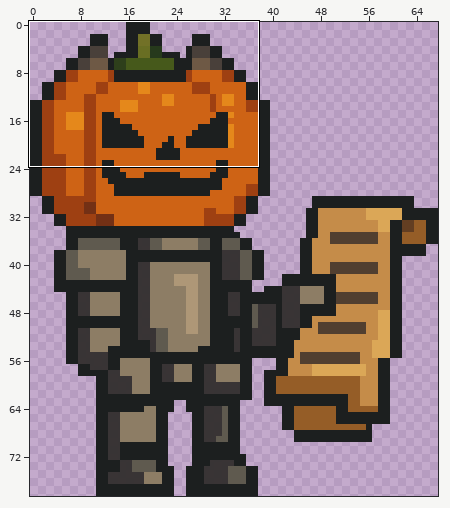
Pixel-art file: src/assets/Cat_with_scroll.aseprite. Above, an overview of the earlier version with the close-up marked.
Close-up. Earlier state:
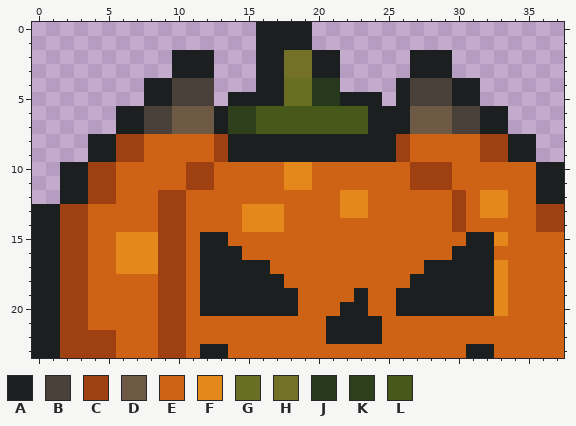
68x79 pixels, 1 frame. Colours within 5 levels of each other are drawn and written as one. Shown: x 0..37, y 0..23. The commit also changed other parts of the picture, which this record leaves out.
Palette (. is transparent): A #1c1f1f  B #49403a  C #9e4012  D #6e5945  E #ce6314fe  F #e5881b  G #686e22fd  H #727127  J #26391c  K #2e3f1b  L #46591b
Pixels before, first column x 0:
 0 ................AAAA..................
 1 ................AAAA..................
 2 ..........AAA...AAHHAA.....AAA........
 3 ..........AAA...AAHHAA.....AAA........
 4 ........AABBB...AAGGJJ....ABBBAA......
 5 ........AABBB.AAAAGGJJAAA.ABBBAA......
 6 ......AABBDDDAKKLLLLLLLLAAADDDBBAA....
 7 ......AABBDDDAKKLLLLLLLLAAADDDBBAA....
 8 ....AACCEEEEECAAAAAAAAAAAACEEEEECCAA..
 9 ....AACCEEEEECAAAAAAAAAAAACEEEEECCAA..
10 ..AACCEEEEECCEEEEEFFEEEEEEECCCEEEEEEAA
11 ..AACCEEEEECCEEEEEFFEEEEEEECCCEEEEEEAA
12 ..AACCEEECCEEEEEEEEEEEFFEEEEEECEFFEEAA
13 AACCEEEEECCEEEEFFFEEEEFFEEEEEECEFFEECC
14 AACCEEEEECCEEEEFFFEEEEEEEEEEEECEEEEECC
15 AACCEEFFFCCEAAEEEEEEEEEEEEEEEEEAAFEEEE
16 AACCEEFFFCCEAAAEEEEEEEEEEEEEEEAAAEEEEE
17 AACCEEFFFCCEAAAAAEEEEEEEEEEEAAAAAFEEEE
18 AACCEEEEECCEAAAAAAEEEEEEEEEAAAAAAFEEEE
19 AACCEEEEECCEAAAAAAAEEEEAEEAAAAAAAFEEEE
20 AACCEEEEECCEAAAAAAAEEEAAEEAAAAAAAFEEEE
21 AACCEEEEECCEEEEEEEEEEAAAAEEEEEEEEEEEEE
22 AACCCCEEECCEEEEEEEEEEAAAAEEEEEEEEEEEEE
23 AACCCCEEECCEAAEEEEEEEEEEEEEEEEEAAEEEEE
After the commit:
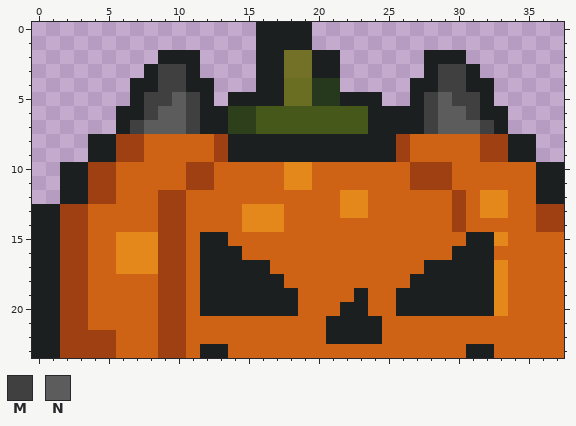
Colours new in this view: M #404041  N #5d5c5c
The exact change:
{"where": "layer \"Layer 1\""}
{"y":2,"x":9,"old":".","new":"A"}
{"y":2,"x":12,"old":"A","new":"."}
{"y":2,"x":27,"old":"A","new":"."}
{"y":2,"x":30,"old":".","new":"A"}
{"y":3,"x":8,"old":"..A","new":"AMM"}
{"y":3,"x":12,"old":"A","new":"."}
{"y":3,"x":27,"old":"A","new":"."}
{"y":3,"x":29,"old":"A..","new":"MMA"}
{"y":4,"x":7,"old":".","new":"A"}
{"y":4,"x":9,"old":"ABBB","new":"MMAA"}
{"y":4,"x":26,"old":"ABBBA","new":".AAMM"}
{"y":4,"x":32,"old":".","new":"A"}
{"y":5,"x":7,"old":".AABBB","new":"AMMNMA"}
{"y":5,"x":26,"old":"ABBBAA.","new":".AMNMMA"}
{"y":6,"x":8,"old":"BBDDD","new":"MNNMA"}
{"y":6,"x":27,"old":"DDDBB","new":"AMNNM"}
{"y":7,"x":7,"old":"ABBDDD","new":"MNNNMA"}
{"y":7,"x":27,"old":"DDDBBA","new":"AMNNNM"}
{"label":"changed","picture_box":[130,50,214,134]}
{"label":"changed","picture_box":[396,50,494,134]}
